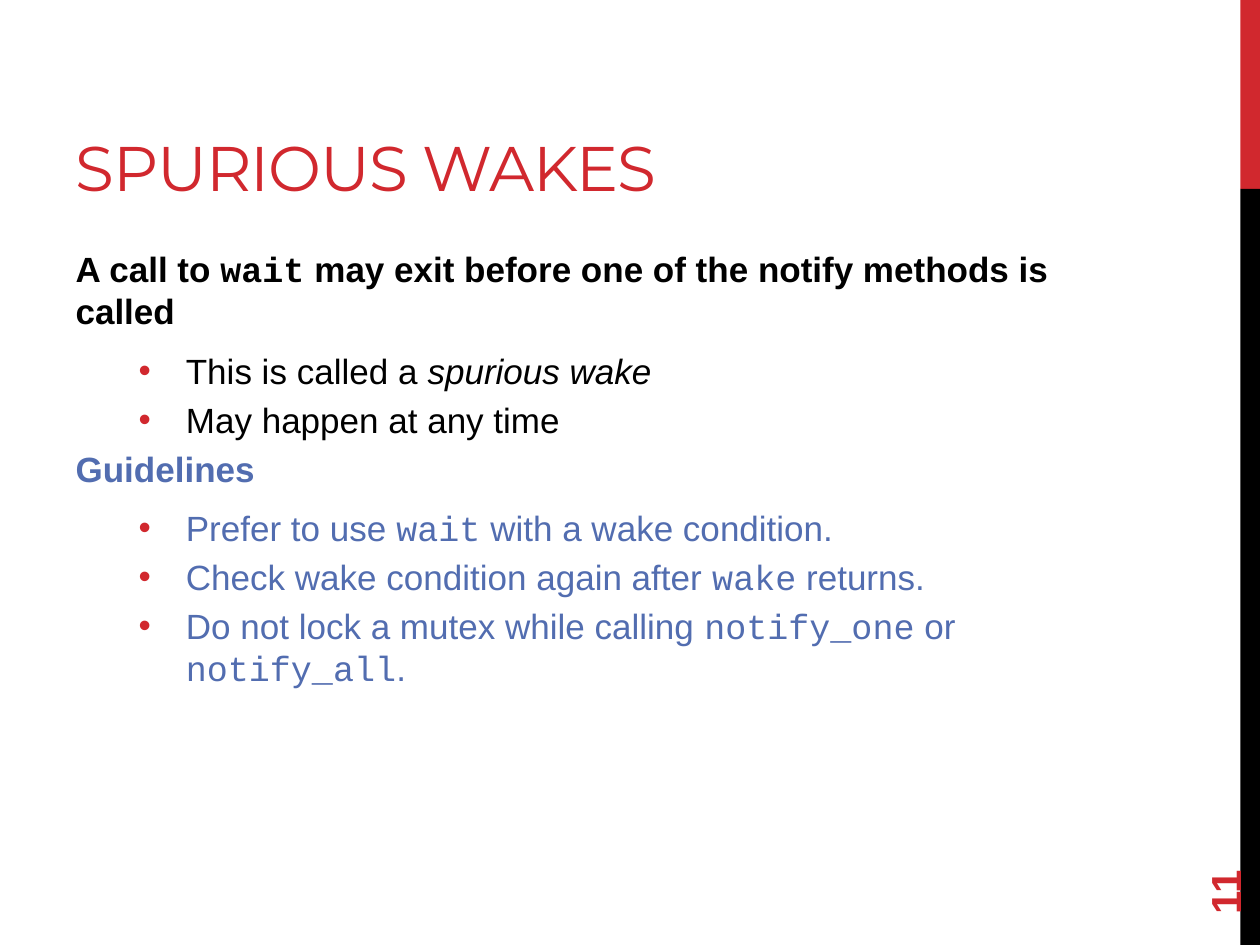
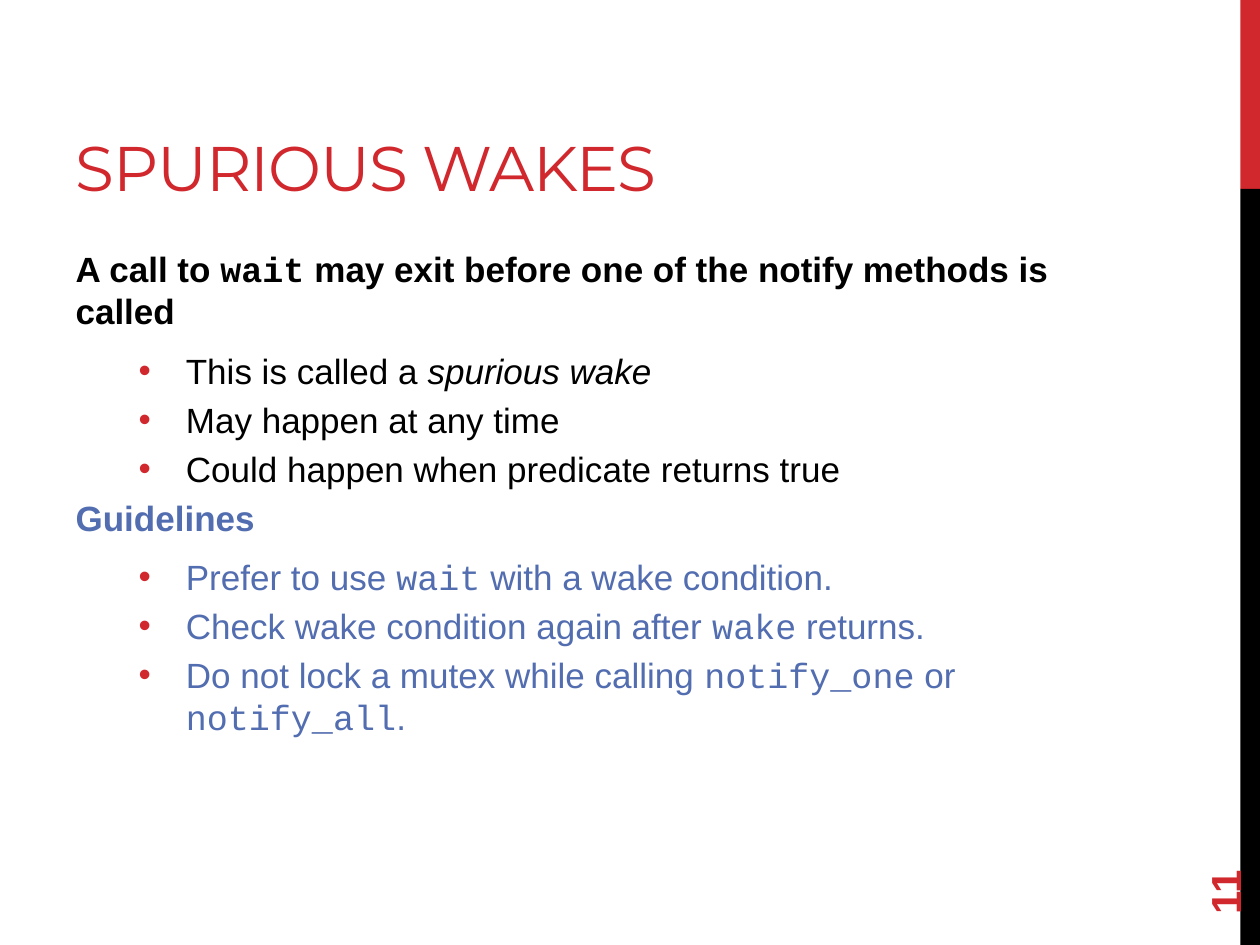
Before and after one commit to joshpeterson/DevelopingConcurrentSoftware, a slide deck: slide 11 of Lectures/Asynchronous Operations/Asynchronous Operations.pptx. Drawn at 1260x945 pixels with LibreOffice and Linux fonts; fonts in the diff are those of the drawing. Boxes give left, top, right and bottom in pixels: in the first picture for what was removed or moved away, otherwise in the second. Text is boxed around its words. In the diff, an @@ line names an element or a change of style, - is before the commit and + after.

```diff
--- a/Lectures/Asynchronous Operations/Asynchronous Operations.pptx
+++ b/Lectures/Asynchronous Operations/Asynchronous Operations.pptx
@@ text at (186,456,840,489): paragraph added @@
+  • Could happen when predicate returns true
```
Also in this commit, not shown: 5 other slides changed, 3 slides added, 4 other files.
